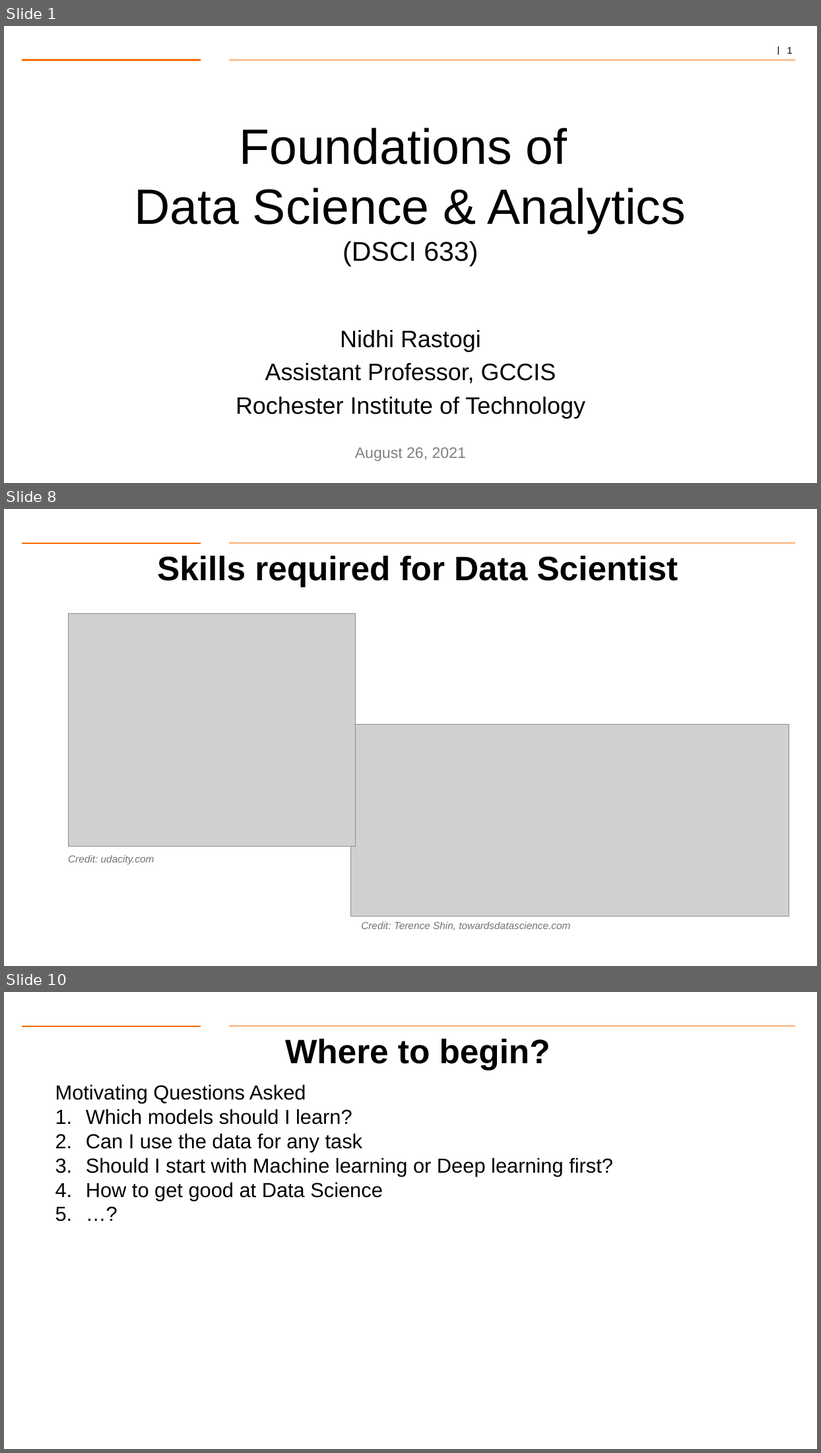
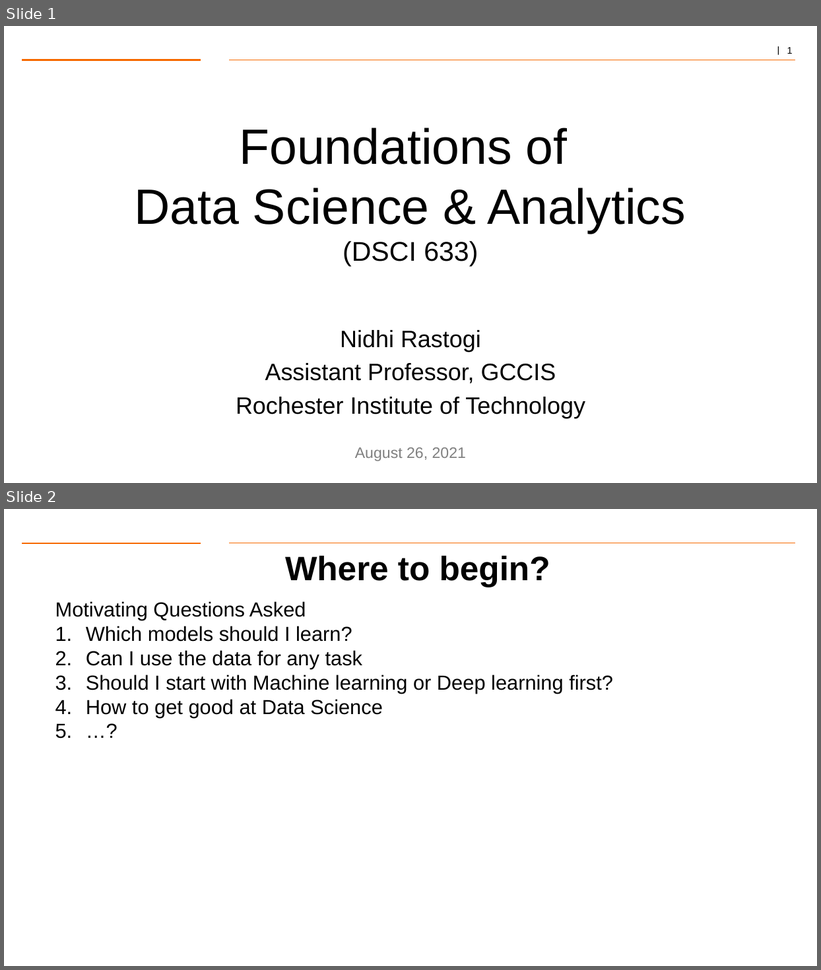
Before and after one commit to gk5951/RIT-DSCI-633-FDS, a slide deck: Syllabus/Lecture02/Lec02_CaseStudy.pptx. Shown one above the other, each under a label of ours: slides 1, 8 and 10 before the commit, slides 1 and 2 after it; the slides between them are not shown. The pictures are 821x1453 and 821x970 pixels, drawn with LibreOffice and Linux fonts; fonts in the diff are those of the drawing; grey boxes stand for pictures; background and template pictures are left out. Boxes give left, top, right and bottom in pixels: in the first picture for what was removed or moved away, otherwise in the second. Text is boxed around its words. In the diff, an @@ line names an element or a change of style, - is before the commit and + after.

```diff
--- a/Syllabus/Lecture02/Lec02_CaseStudy.pptx
+++ b/Syllabus/Lecture02/Lec02_CaseStudy.pptx
@@ slide 8 removed at bbox=[4, 509, 817, 966], background #FFFFFF; not listed: 2 template elements that a slide beside it also shows @@
@@ title removed at bbox=[157, 555, 679, 587] @@
-Skills required for Data Scientist
@@ picture removed at bbox=[69, 613, 355, 847] @@
@@ picture removed at bbox=[351, 724, 789, 917] @@
@@ text removed at bbox=[68, 855, 154, 865] @@
-Credit: udacity.com
@@ text removed at bbox=[361, 922, 570, 931] @@
-Credit: Terence Shin, towardsdatascience.com
@@ what was slide 10 is now slide 2 @@
```
Also in this commit, not shown: 8 other slides removed, 1 other file.
